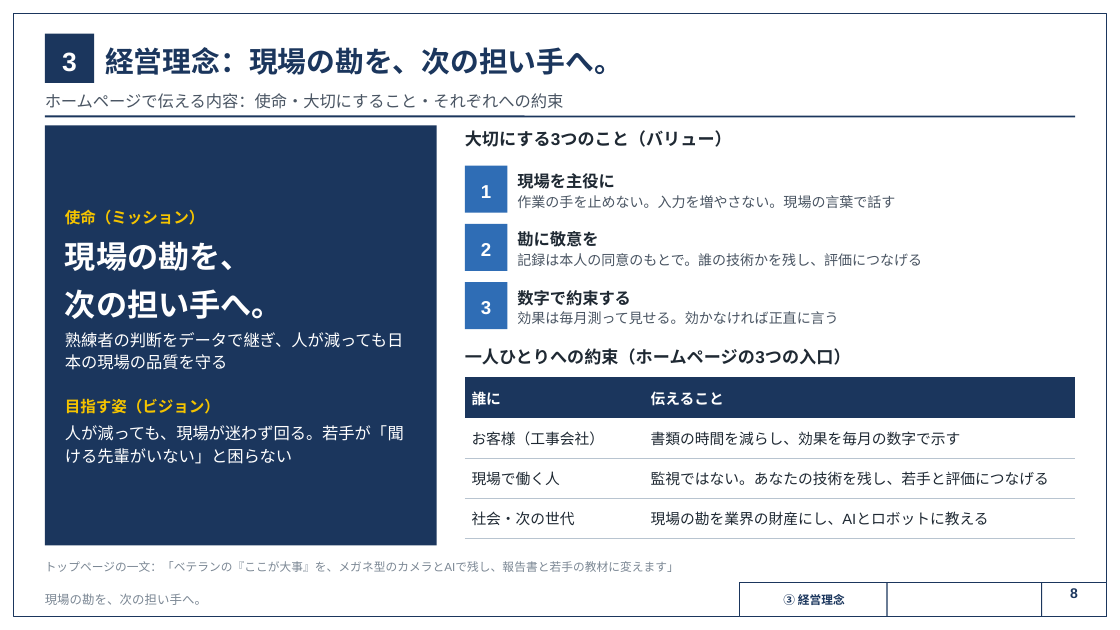
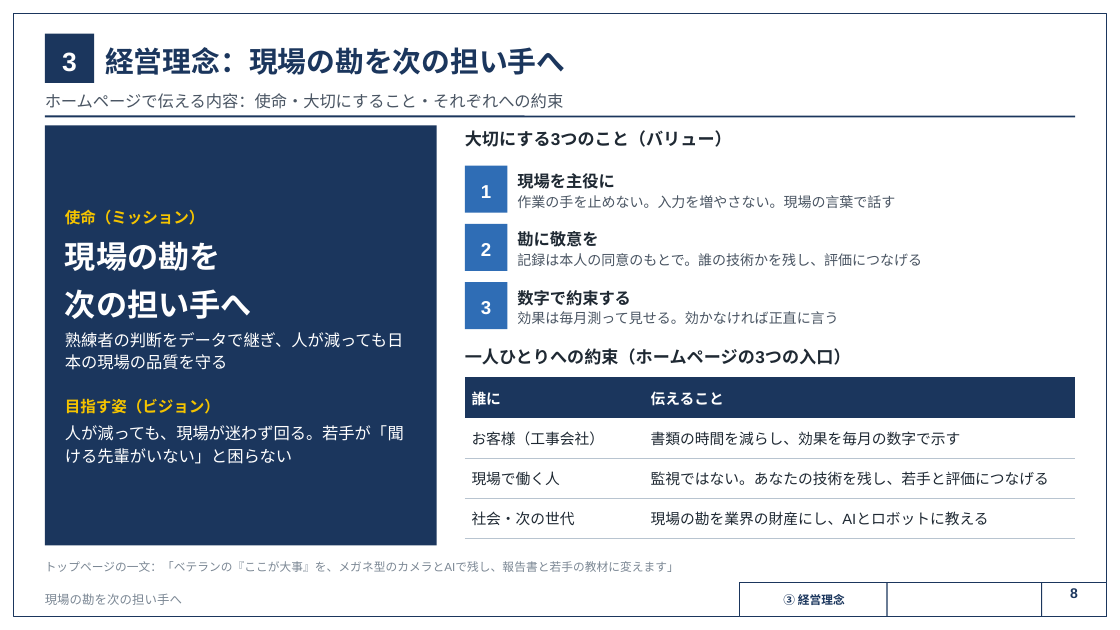
Before and after one commit to SEITOSHIKI/-ai-commute-audio-, a slide deck: slide 8 of deck/カンツギ_事業計画書_16枚版.pptx. Drawn at 1120x630 pixels with LibreOffice and Linux fonts; fonts in the diff are those of the drawing; background and template pictures are left out. Boxes give left, top, right and bottom in pixels: in the first picture for what was removed or moved away, otherwise in the second. Text is boxed around its words. In the diff, an @@ line names an element or a change of style, - is before the commit and + after.

```diff
--- a/deck/カンツギ_事業計画書_16枚版.pptx
+++ b/deck/カンツギ_事業計画書_16枚版.pptx
@@ text at [105, 47, 565, 75]: text changed @@
-経営理念：現場の勘を、次の担い手へ。
+経営理念：現場の勘を次の担い手へ
@@ text at [65, 241, 252, 319]: text changed @@
-現場の勘を、
-次の担い手へ。
+現場の勘を
+次の担い手へ
@@ text at [45, 593, 182, 605]: text changed @@
-現場の勘を、次の担い手へ。
+現場の勘を次の担い手へ
```
Also in this commit, not shown: 15 other slides changed, 20 other files.
